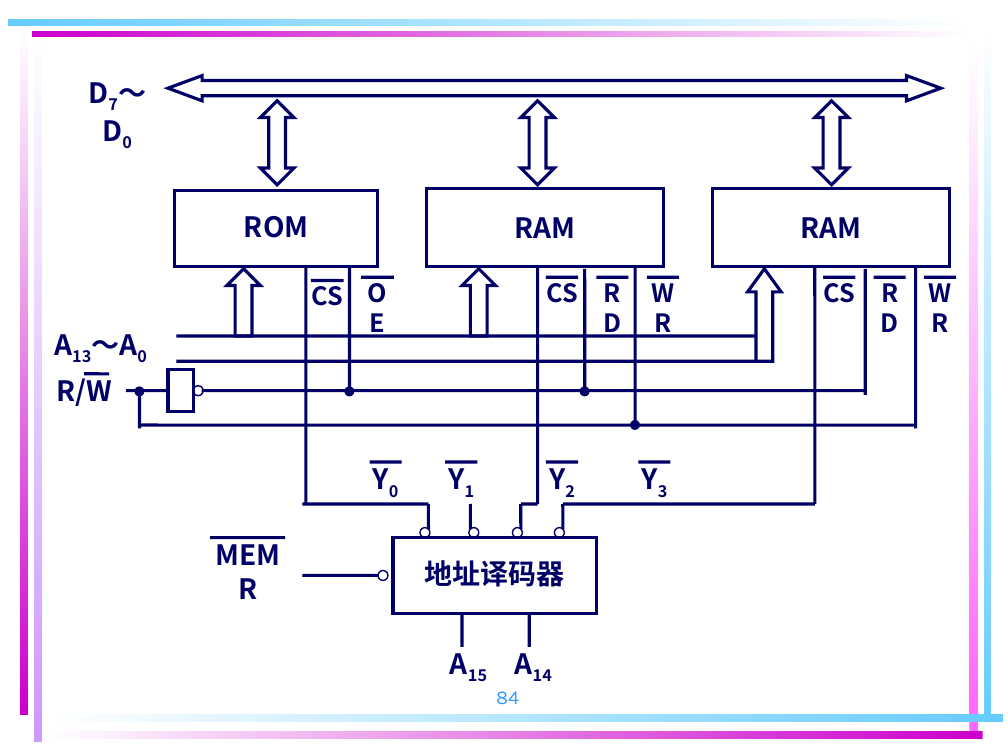
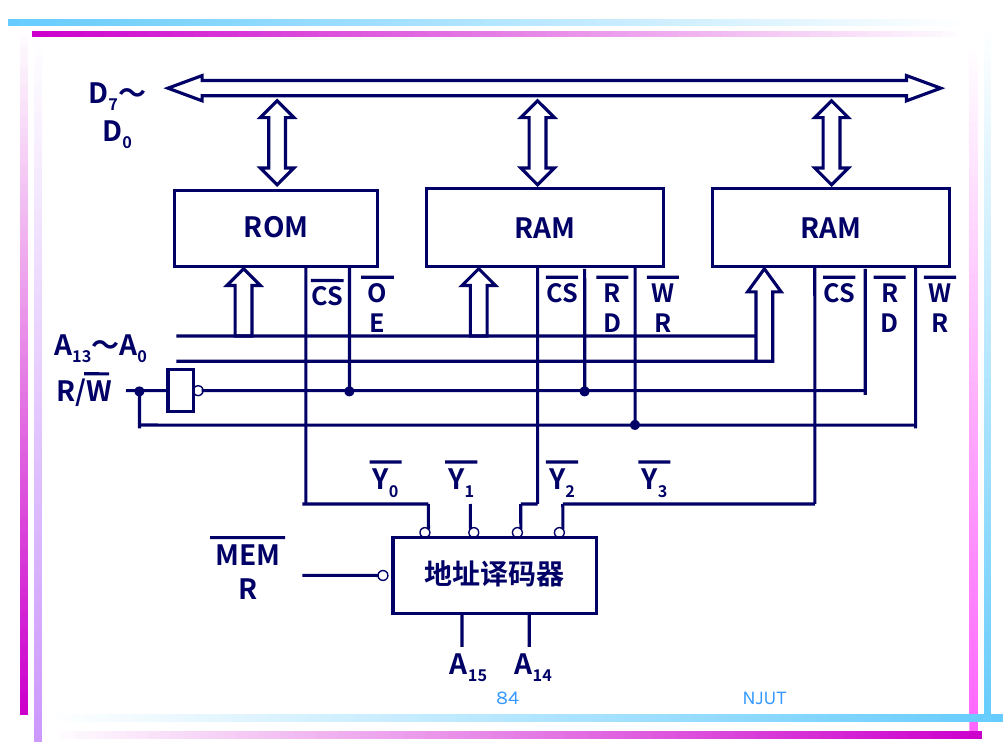
Before and after one commit to ZJWang9928/Own-Notes, a slide deck: slide 84 of 计算机组成原理课件/第 4 章 存储器系统(18版）new.ppt. Drawn at 1008x756 pixels with LibreOffice and Linux fonts; fonts in the diff are those of the drawing. Boxes give left, top, right and bottom in pixels: in the first picture for what was removed or moved away, otherwise in the second. Text is boxed around its words. In the diff, an @@ line names an element or a change of style, - is before the commit and + after.

```diff
--- a/计算机组成原理课件/第 4 章 存储器系统(18版）new.ppt
+++ b/计算机组成原理课件/第 4 章 存储器系统(18版）new.ppt
@@ text added at [742,691,786,704], 14 pt, text #3399FF @@
+NJUT
```
Also in this commit, not shown: 129 other slides changed, 6 slides added, 6 slides removed, 1 other file.
